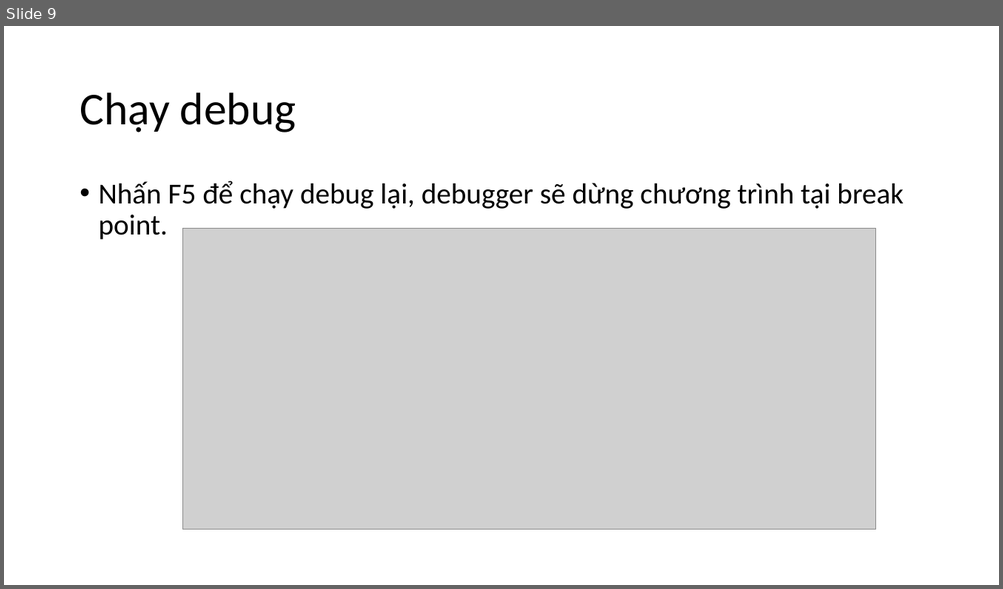
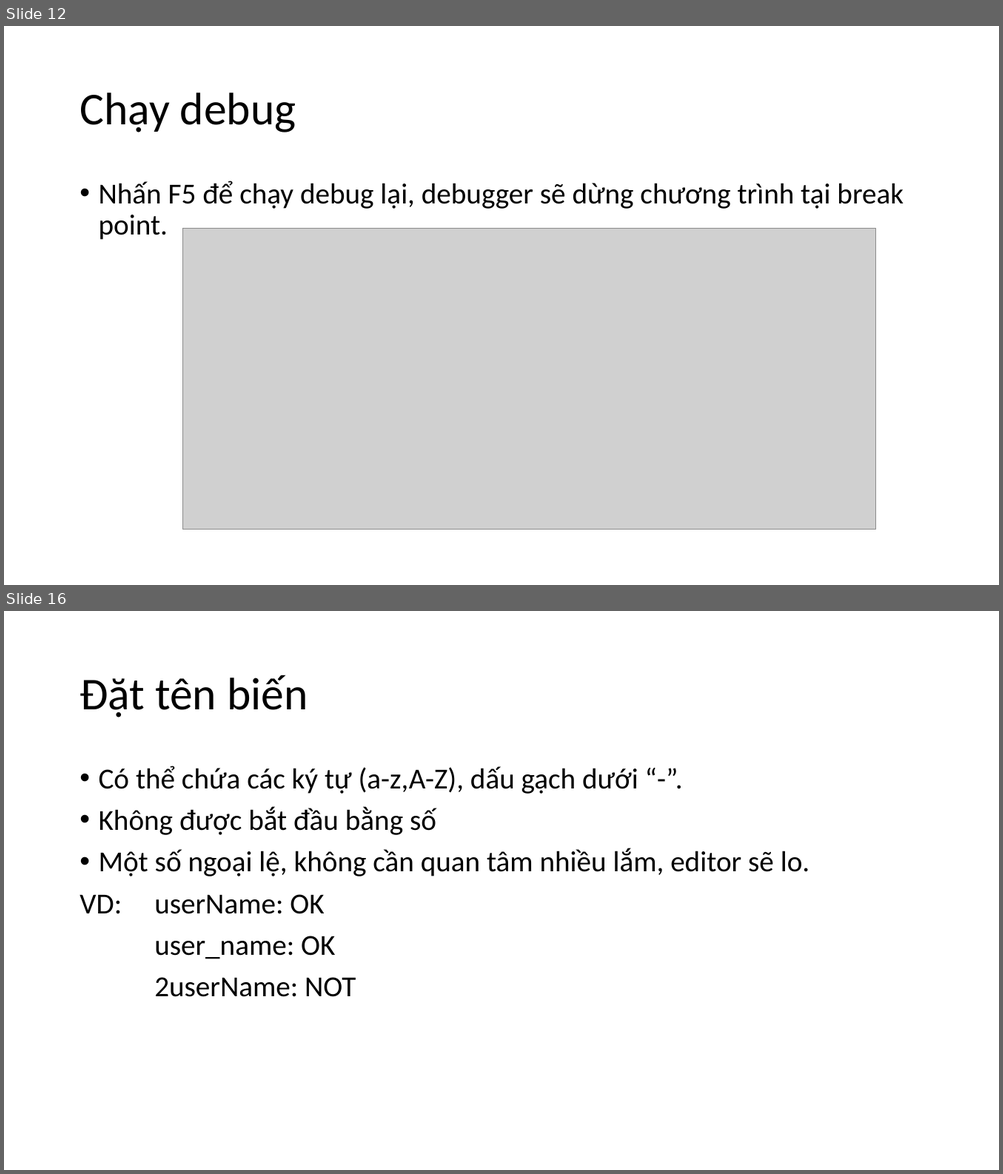
Before and after one commit to levinhhoang16/PyOpenCVCourse, a slide deck: Lecture/PythonCoban.pptx. Shown one above the other, each under a label of ours: slide 9 before the commit, slides 12 and 16 after it; the slides between them are not shown. The pictures are 1003x589 and 1003x1174 pixels, drawn with LibreOffice and Linux fonts; fonts in the diff are those of the drawing; grey boxes stand for pictures. Boxes give left, top, right and bottom in pixels: in the first picture for what was removed or moved away, otherwise in the second. Text is boxed around its words. In the diff, an @@ line names an element or a change of style, - is before the commit and + after.

Commit message:
Update lecture

```diff
--- a/Lecture/PythonCoban.pptx
+++ b/Lecture/PythonCoban.pptx
@@ slide 16 added at (x1=4, y1=611, x2=999, y2=1170), background #FFFFFF @@
@@ title added at (x1=79, y1=675, x2=307, y2=718), 44 pt, text #000000 @@
+Đặt tên biến
@@ text added at (x1=79, y1=766, x2=809, y2=997), 28 pt, text #000000 @@
+• Có thể chứa các ký tự (a-z,A-Z), dấu gạch dưới “-”.
+• Không được bắt đầu bằng số
+• Một số ngoại lệ, không cần quan tâm nhiều lắm, editor sẽ lo.
+VD: userName: OK
+user_name: OK
+2userName: NOT
@@ what was slide 9 is now slide 12 @@
```
Also in this commit, not shown: 8 other slides added, 1 slide removed.
